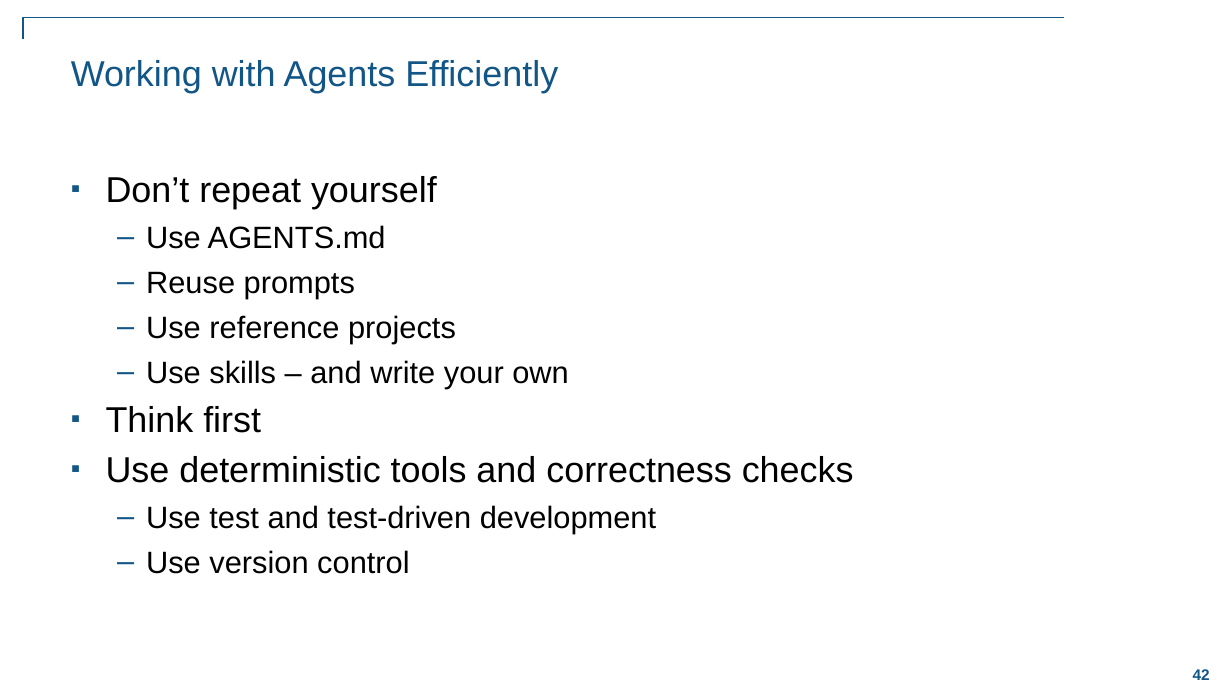
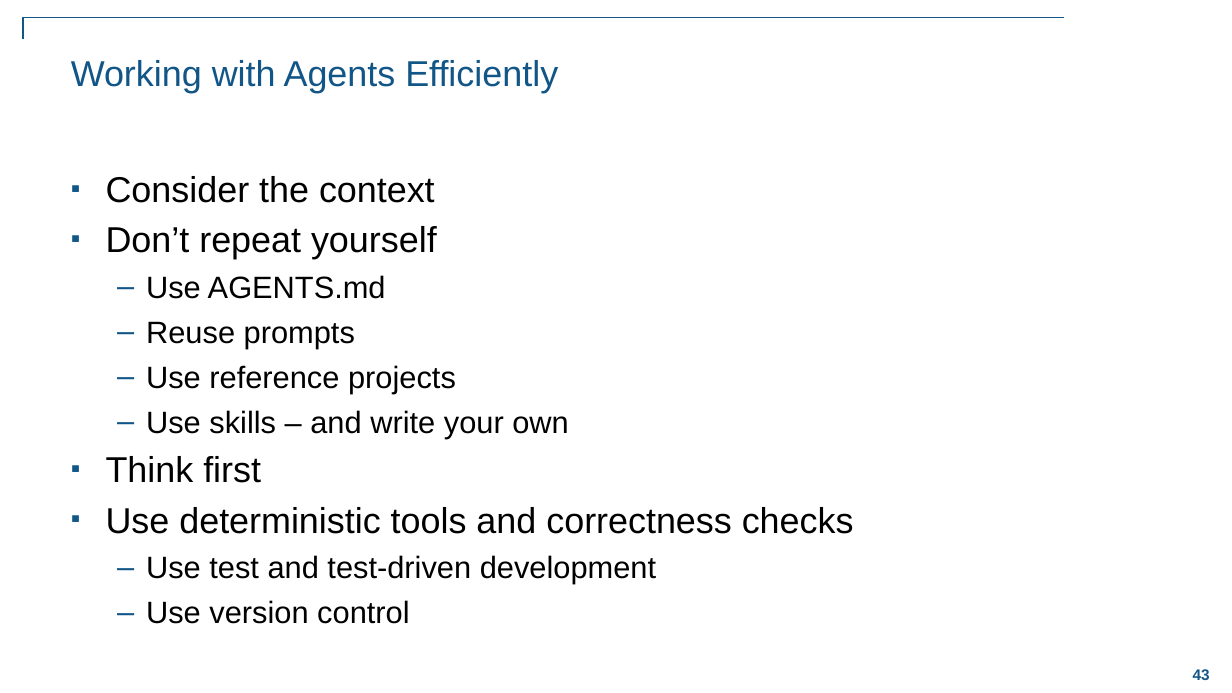
Before and after one commit to eoldewage/transform-your-workflows-with-agents, a slide deck: slide 43 of Transform Your Workflow with Agents in MATLAB.pptx (slide 42 before the commit). Drawn at 1232x693 pixels with LibreOffice and Linux fonts; fonts in the diff are those of the drawing; background and template pictures are left out. Boxes give left, top, right and bottom in pixels: in the first picture for what was removed or moved away, otherwise in the second. Text is boxed around its words. In the diff, an @@ line names an element or a change of style, - is before the commit and + after.

```diff
--- a/Transform Your Workflow with Agents in MATLAB.pptx
+++ b/Transform Your Workflow with Agents in MATLAB.pptx
@@ text at (106, 176, 435, 203): paragraph added @@
+▪ Consider the context
@@ page number at (1193, 669, 1210, 680): text changed @@
-42
+43
```
Also in this commit, not shown: 6 other slides changed, 3 slides added.
